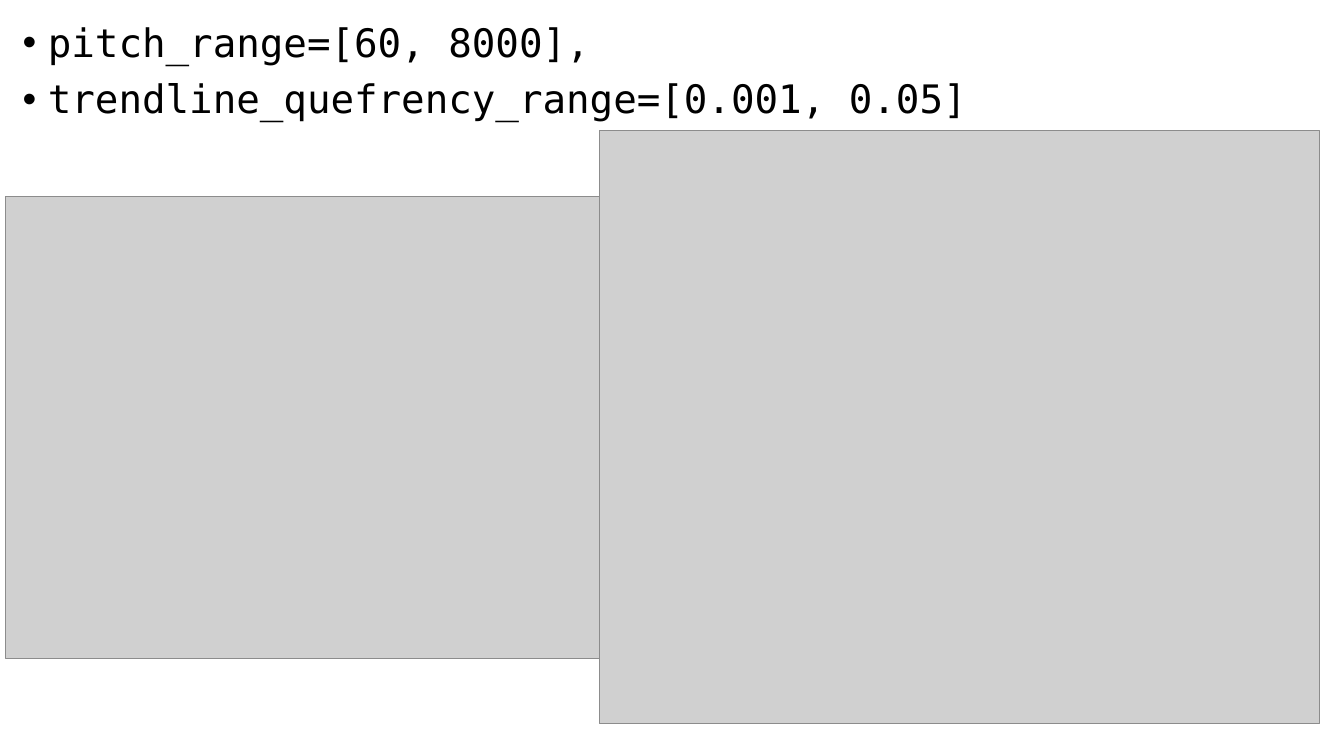
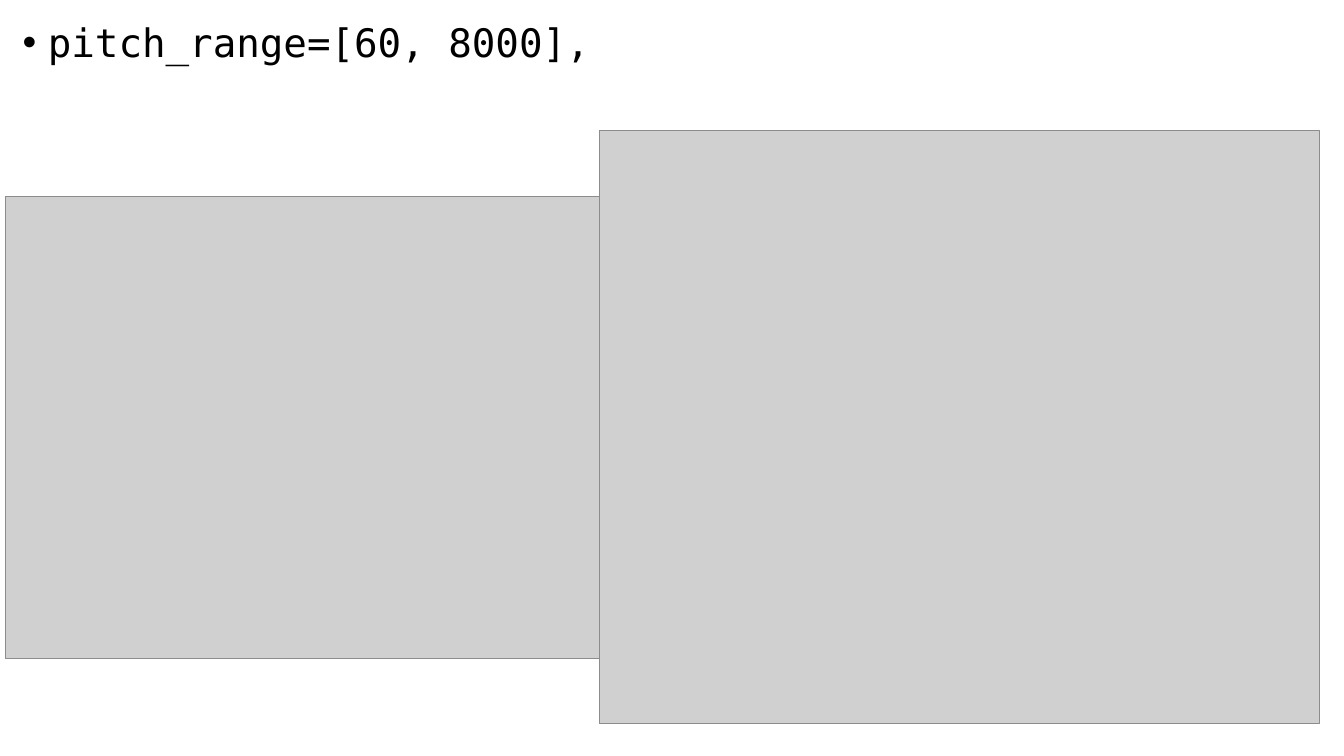
Before and after one commit to Steckdose007/Masterthesis, a slide deck: slide 10 of Interim report 2.pptx (slide 9 before the commit). Drawn at 1344x756 pixels with LibreOffice and Linux fonts; fonts in the diff are those of the drawing; grey boxes stand for pictures. Boxes give left, top, right and bottom in pixels: in the first picture for what was removed or moved away, otherwise in the second. Text is boxed around its words. In the diff, an @@ line names an element or a change of style, - is before the commit and + after.

```diff
--- a/Interim report 2.pptx
+++ b/Interim report 2.pptx
@@ text at [48,83,967,122]: paragraph removed @@
-• trendline_quefrency_range=[0.001, 0.05]
```
Also in this commit, not shown: 8 other slides changed, 3 slides added, 2 other files.
